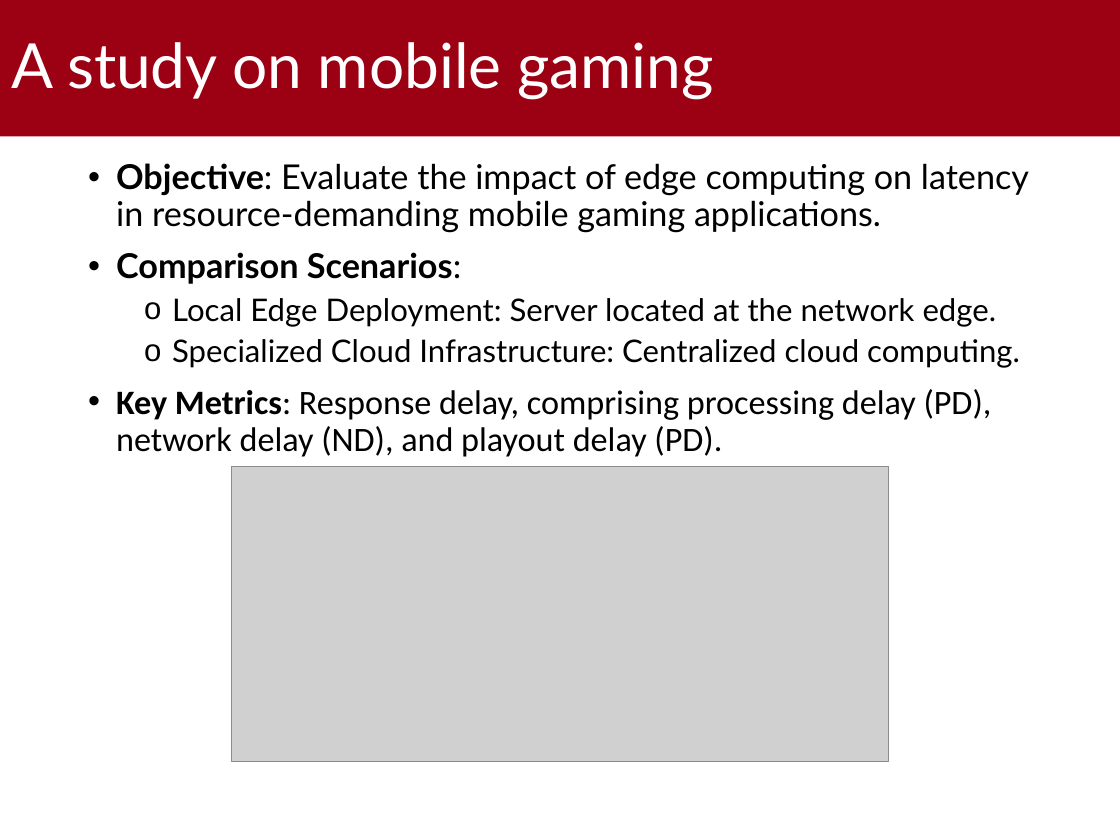
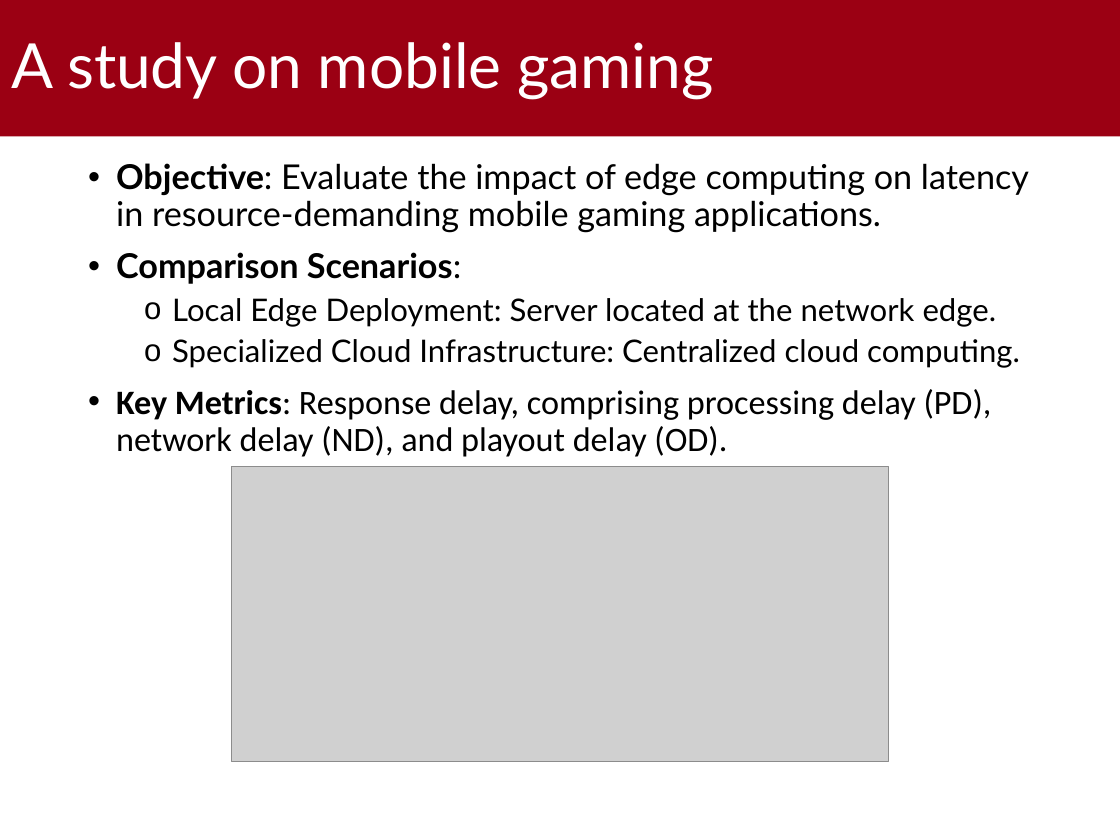
Before and after one commit to MikeIsBack/UniPD-MSc-Computer-Science-courses, a slide deck: slide 9 of Wireless Networks for Mobile Applications/Project/Presentation/Presentation.pptx. Drawn at 1120x840 pixels with LibreOffice and Linux fonts; fonts in the diff are those of the drawing; grey boxes stand for pictures; background and template pictures are left out. Boxes give left, top, right and bottom in pixels: in the first picture for what was removed or moved away, otherwise in the second. Text is boxed around its words. In the diff, an @@ line names an element or a change of style, - is before the commit and + after.

```diff
--- a/Wireless Networks for Mobile Applications/Project/Presentation/Presentation.pptx
+++ b/Wireless Networks for Mobile Applications/Project/Presentation/Presentation.pptx
@@ text at (116,389,992,457): text changed @@
-• Key Metrics: Response delay, comprising processing delay (PD), network delay (ND), and playout delay (PD).
+• Key Metrics: Response delay, comprising processing delay (PD), network delay (ND), and playout delay (OD).
```
Also in this commit, not shown: 4 other slides changed, 3 other files.
